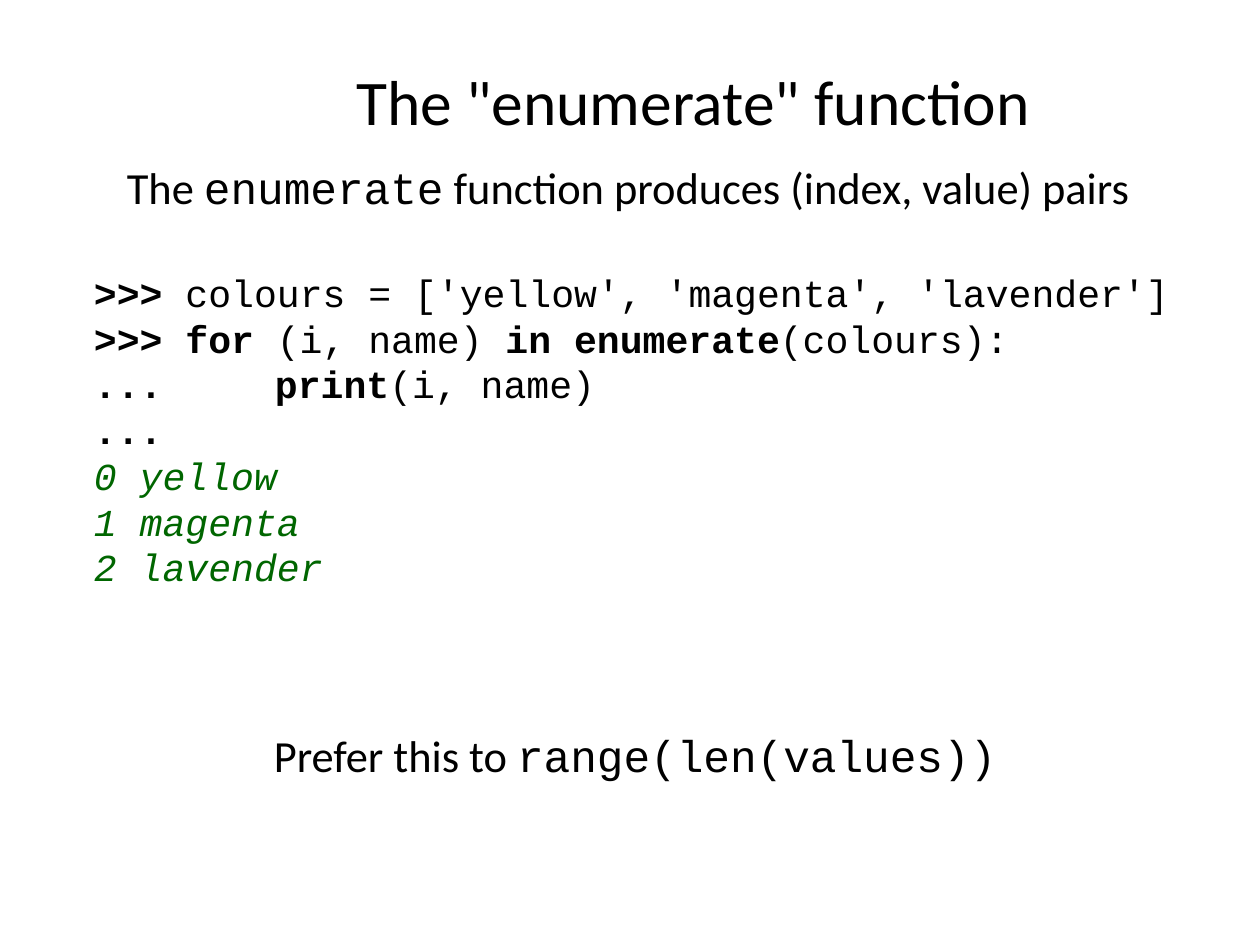
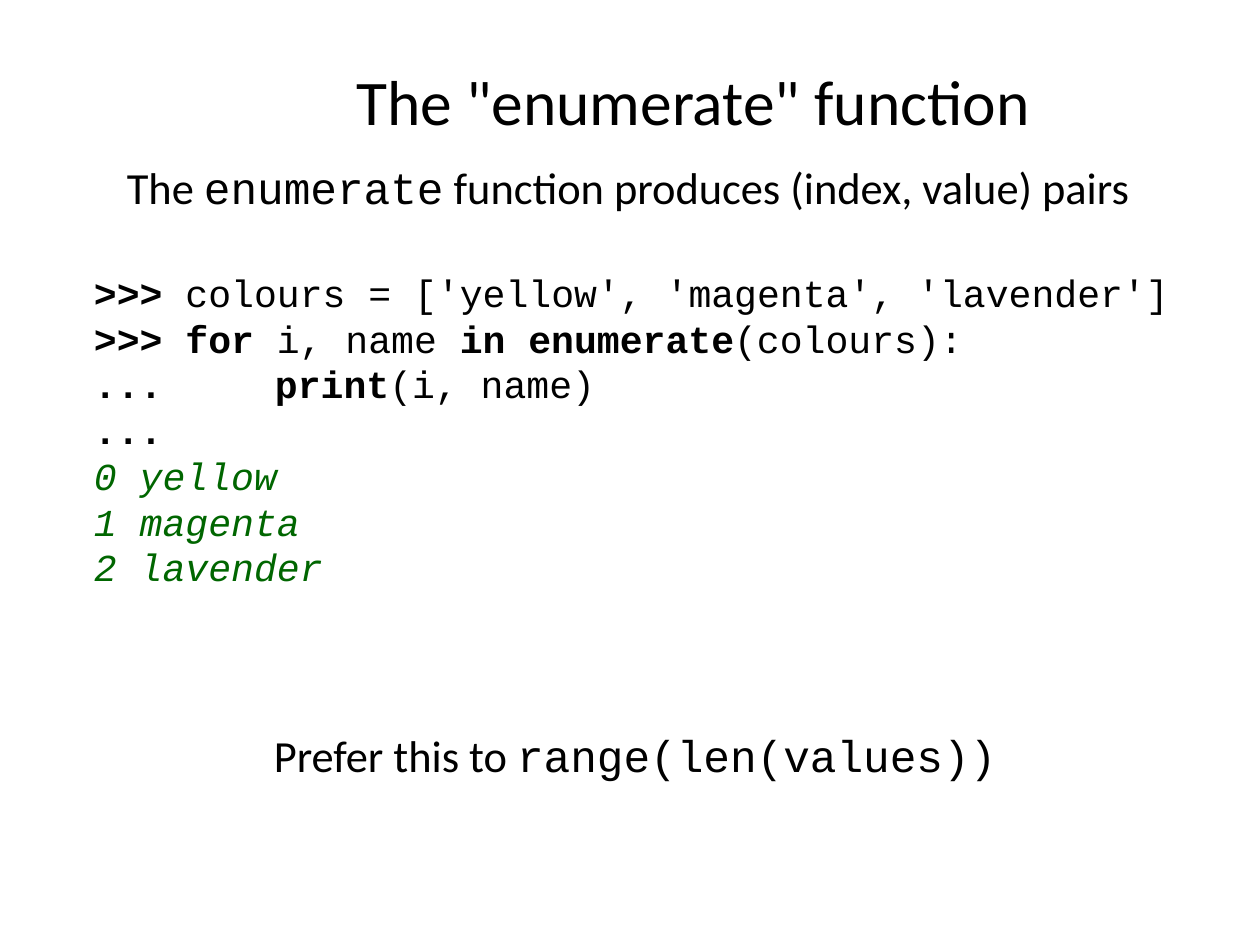
Before and after one commit to ncasuk/ncas-isc, a slide deck: slide 9 of python/presentations/learning_python/10_ceda-tuples.pptx. Drawn at 1260x945 pixels with LibreOffice and Linux fonts; fonts in the diff are those of the drawing; background and template pictures are left out. Boxes give left, top, right and bottom in pixels: in the first picture for what was removed or moved away, otherwise in the second. Text is boxed around its words. In the diff, an @@ line names an element or a change of style, - is before the commit and + after.

```diff
--- a/python/presentations/learning_python/10_ceda-tuples.pptx
+++ b/python/presentations/learning_python/10_ceda-tuples.pptx
@@ text at (185, 325, 962, 361): text changed; bold on @@
->>> for (i, name) in enumerate(colours):
+>>> for i, name in enumerate(colours):
```
Also in this commit, not shown: 2 other slides changed, 1 other file.
